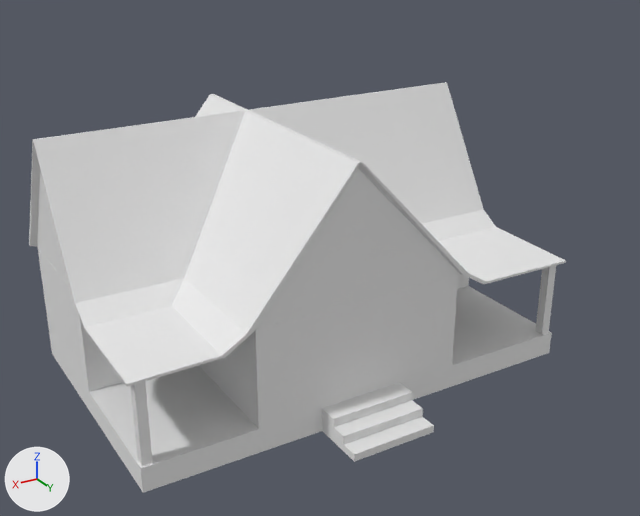
What one commit did to the FBX model Assets/Models/Houses/House8.fbx.
Rendered twice from a 50 mm camera at (8.36, 14.88, 8.54) aimed at (0.83, 2.33, 2.27). The axes (+X, +Y, +Z) are drawn at lower left. The lights are the same throughout.
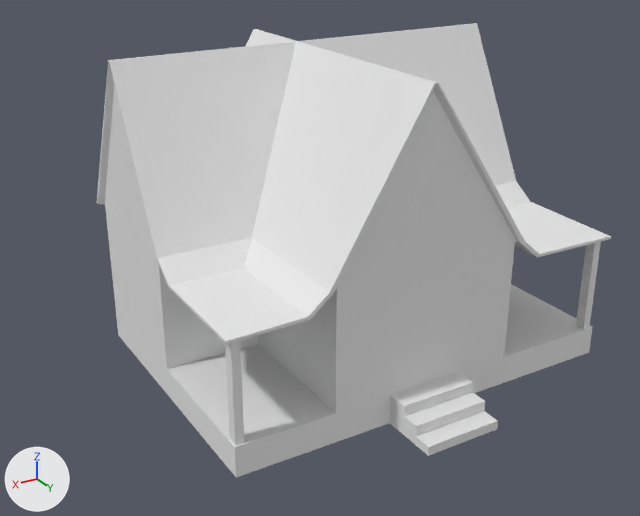
Location of each change, (x1, y1, x2, y2) in pixels of the pictures (640 x 516 px):
'Cube.001', moved, rescaled
    before: (29, 82, 566, 387)
    after: (96, 23, 611, 344)
'Cube', moved, rescaled (11% taller)
    before: (38, 248, 556, 493)
    after: (105, 204, 601, 477)

The change, as a diff of the scene's bpy script:
```diff
--- a/Assets/Models/Houses/House8.fbx.py
+++ b/Assets/Models/Houses/House8.fbx.py
@@ ob_cube @@
 ob_cube = bpy.data.objects.new('Cube', me_cube)
-ob_cube.location = (0.02, 0.0, 0.84)
+ob_cube.location = (-0.93, 0.0, 1.05)
 ob_cube.rotation_euler = (0.0, 0.0, -3.142)  # degrees (0, 0, -180)
-ob_cube.scale = (0.83, 0.83, 0.83)
+ob_cube.scale = (0.761, 0.907, 1.04)
@@ ob_cube_001 @@
 ob_cube_001 = bpy.data.objects.new('Cube.001', me_cube_001)
-ob_cube_001.location = (0.17, -0.01, 2.63)
+ob_cube_001.location = (-0.8, -0.01, 3.28)
 ob_cube_001.rotation_euler = (0.0, 0.0, -3.142)  # degrees (0, 0, -180)
-ob_cube_001.scale = (0.83, 0.83, 0.83)
+ob_cube_001.scale = (0.761, 0.907, 1.04)
```
